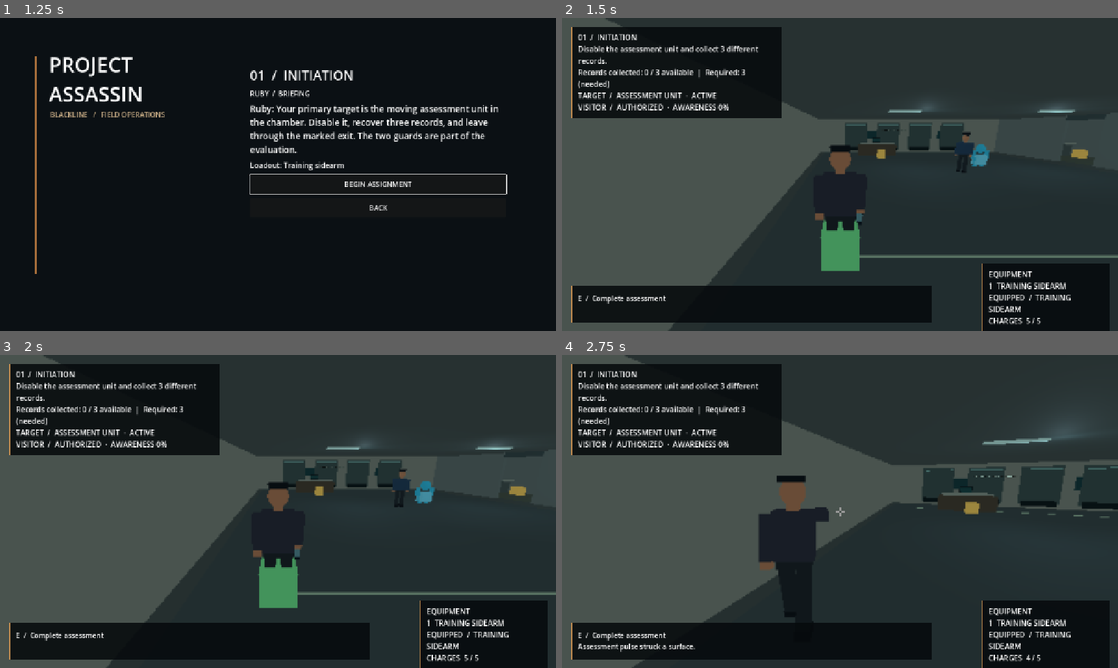
Above: before the commit, frames 1-4 (two rows, left to right).
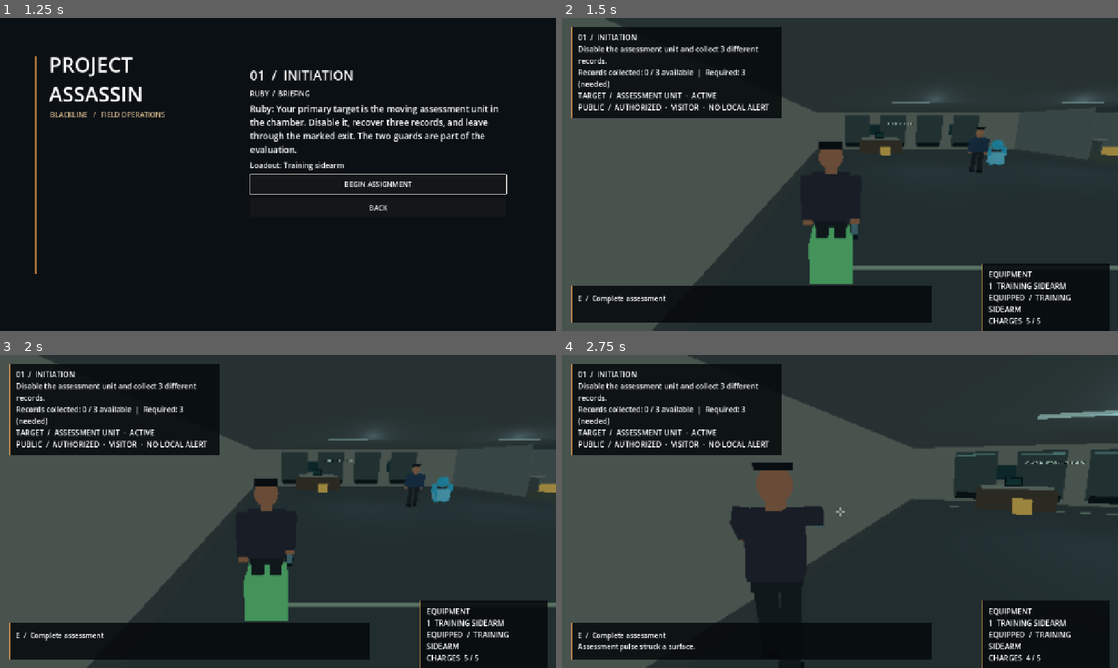
Above: after the commit, the same moments.

Repository: CoolgamerProXD/Stealty-Assasin-redesigned-computing-machine-Beta
Game: Godot game, scene res://scenes/main_menu.tscn
Two runs of this game, one before a commit and one after it. Both use one fixed random seed, a clock stepped at 60 frames per second and the inputs below.
Inputs (mouse positions are in pixels of both pictures, inside the frame that each line leads up to):
- Up to frame 1 (1.25 s): click "CAMPAIGN / NEXT ASSIGNMENT" at 0.5 s
- Up to frame 2 (1.5 s): click "BEGIN ASSIGNMENT" at 1.25 s
- Up to frame 3 (2 s): no input
- Up to frame 4 (2.75 s): move the mouse to (867, 511) at 2.02 s; hold W (move_forward) from 2.03 s (still down); hold Right mouse button (aim) from 2.03 s (still down); click (867, 511) at 2.17 s; tap C (crouch) at 2.3 s

Frame 1 is identical in both runs. In frame 2, 6.9% of the frame differs, in the area x 2-100%, y 24-100%; in frame 3, 7.2%; in frame 4, 10%, in the area x 2-100%, y 0-100%.

Commit message:
Polish camera and reactions; capture cinematic gameplay evidence
Co-authored-by: arena-agent <297053741+arena-agent@users.noreply.github.com>

Diff:
--- a/scripts/npc/npc.gd
+++ b/scripts/npc/npc.gd
@@ -81,6 +81,15 @@
  if offset.length() > 7.0 or offset.length() < 0.01: return false
  return unobstructed and facing.normalized().dot(offset.normalized()) >= 0.5
 
+func observe_disturbance(point: Vector3) -> void:
+ if state in ["suspicious", "investigating", "disabled"]: return
+ memory.observe("disturbance", point, 1.0)
+ investigation_target = point
+ suspicion = minf(100.0, suspicion + 35.0)
+ investigation_time = 0.0
+ set_state("suspicious")
+ if agent: agent.target_position = point
+
 func _physics_process(delta: float) -> void:
  if profile == null: return
  if stunned_time > 0.0:
@@ -99,7 +108,9 @@
   perception_clock = 0.0
   if player and not AccessRules.can_enter(player.role, AccessRules.area_at(player.global_position)) and can_see(player.global_position):
    var ray_start := global_position + Vector3.UP * 1.3
-   var ray_end := player.global_position + Vector3.UP * 1.0
+   # Target the actual stance, so cover geometry, not a magic crouch bonus,
+   # determines whether the player is visible.
+   var ray_end := player.global_position + Vector3.UP * (player.stance_height * 0.65)
    var query := PhysicsRayQueryParameters3D.create(ray_start, ray_end)
    query.exclude = [get_rid(), player.get_rid()]
    var clear := get_world_3d().direct_space_state.intersect_ray(query).is_empty()
@@ -127,4 +138,4 @@
  if person:
   person.animate_motion(delta, Vector2(velocity.x, velocity.z).length())
   if velocity.length_squared() > 0.1:
-   person.rotation.y = atan2(-velocity.x, -velocity.z)
+   person.rotation.y = lerp_angle(person.rotation.y, atan2(-velocity.x, -velocity.z), 1.0 - exp(-delta * 8.0))
--- a/scripts/player/player.gd
+++ b/scripts/player/player.gd
@@ -20,6 +20,9 @@
 var crouching: bool = false
 var collision_shape: CollisionShape3D
 var stance_height: float = 1.8
+var camera_kick: float = 0.0
+var footstep_clock: float = 0.0
+var footsteps: AudioStreamPlayer3D
 
 func _ready() -> void:
  var collision := CollisionShape3D.new()
@@ -46,6 +49,11 @@
  camera = Camera3D.new()
  arm.add_child(camera)
  camera.current = true
+ camera.fov = 68.0
+ footsteps = AudioStreamPlayer3D.new()
+ footsteps.stream = ProceduralSound.tone(90.0, 0.07, 0.035)
+ footsteps.max_distance = 6.0
+ add_child(footsteps)
  pivot.rotation.x = -0.22
  Input.mouse_mode = Input.MOUSE_MODE_CAPTURED
 
@@ -81,10 +89,16 @@
   aiming = false
   instinct_active = false
 
+func shot_feedback() -> void:
+ camera_kick = 1.0
+ body_mesh.fire_weapon()
+
 func _physics_process(delta: float) -> void:
- var blend := minf(1.0, delta * 9.0)
+ var blend := 1.0 - exp(-delta * 9.0)
+ camera.fov = lerpf(camera.fov, (58.0 if aiming else 68.0) + camera_kick * 1.2, 1.0 - exp(-delta * 8.0))
+ camera_kick = move_toward(camera_kick, 0.0, delta * 5.0)
  arm.spring_length = lerpf(arm.spring_length, 2.4 if aiming else 4.0, blend)
- arm.position.x = lerpf(arm.position.x, 0.55 if aiming else 0.0, blend)
+ arm.position.x = lerpf(arm.position.x, 0.55 if aiming else 0.15, blend)
  var input := Input.get_vector("move_left", "move_right", "move_forward", "move_back")
  var direction := transform.basis * Vector3(input.x, 0, input.y)
  var wants_crouch := Input.is_action_pressed("crouch")
@@ -106,6 +120,14 @@
  if not is_on_floor(): velocity.y -= 9.8 * delta
  else: velocity.y = -0.1
  move_and_slide()
+ var moving_speed := Vector2(velocity.x, velocity.z).length()
+ if is_on_floor() and moving_speed > 0.5:
+  footstep_clock -= delta
+  if footstep_clock <= 0.0:
+   footsteps.pitch_scale = 0.85 if crouching else (1.15 if moving_speed > 3.3 else 1.0)
+   footsteps.play()
+   footstep_clock = 0.32 if moving_speed > 3.3 else (0.72 if crouching else 0.48)
+ else: footstep_clock = minf(footstep_clock, 0.1)
 
 # Test the full standing capsule against real geometry; never grow through a ceiling.
 func _can_stand() -> bool:
--- /dev/null
+++ b/scripts/stealth/disturbance_system.gd
@@ -0,0 +1,23 @@
+class_name DisturbanceSystem
+extends Node
+## Local, throttled visual discovery of incapacitated people. No shared knowledge.
+var npcs: Array[HotelNpc] = []
+var clock := 0.0
+
+func _physics_process(delta: float) -> void:
+ clock -= delta
+ if clock > 0.0: return
+ clock = 0.8
+ for observer: HotelNpc in npcs:
+  if not is_instance_valid(observer) or observer.stunned_time > 0.0 or observer.state in ["suspicious", "investigating"]: continue
+  for subject: HotelNpc in npcs:
+   if not is_instance_valid(subject) or subject == observer or subject.stunned_time <= 0.0: continue
+   if observer.global_position.distance_to(subject.global_position) > 6.0: continue
+   if not observer.can_see(subject.global_position): continue
+   var start := observer.global_position + Vector3.UP * 1.3
+   var end := subject.global_position + Vector3.UP * 0.6
+   var query := PhysicsRayQueryParameters3D.create(start, end)
+   query.exclude = [observer.get_rid(), subject.get_rid()]
+   if observer.get_world_3d().direct_space_state.intersect_ray(query).is_empty():
+    observer.observe_disturbance(subject.global_position)
+    break
--- a/scripts/visuals/stylized_person.gd
+++ b/scripts/visuals/stylized_person.gd
@@ -12,6 +12,8 @@
 var weapon_recoil: float = 0.0
 var weapon_aiming: bool = false
 var weapon_equipped: bool = false
+var weapon_draw: float = 0.0
+var weapon_aim_blend: float = 0.0
 var phase: float = 0.0
 var clothing: StandardMaterial3D
 
@@ -93,17 +95,22 @@
  if not left_leg: return
  phase += delta * (3.0 + minf(speed, 5.0) * 3.0)
  var swing := sin(phase) * minf(speed * 0.16, 0.6)
- var blend := minf(1.0, delta * 10.0)
+ var blend := 1.0 - exp(-delta * 10.0)
+ weapon_draw = move_toward(weapon_draw, 1.0 if weapon_equipped else 0.0, delta * 3.0)
+ weapon_aim_blend = move_toward(weapon_aim_blend, 1.0 if weapon_aiming and weapon_equipped else 0.0, delta * 4.0)
+ torso.rotation.z = sin(phase * 0.5) * 0.008
+ torso.rotation.x = sin(phase * 0.5) * 0.008
  left_leg.rotation.x = lerp_angle(left_leg.rotation.x, swing, blend)
  right_leg.rotation.x = lerp_angle(right_leg.rotation.x, -swing, blend)
- left_arm.rotation.x = lerp_angle(left_arm.rotation.x, -swing * 0.7, blend)
- var right_pose := swing * 0.7
- if weapon_equipped: right_pose = 1.35 if weapon_aiming else 0.35
+ left_arm.rotation.x = lerp_angle(left_arm.rotation.x, lerpf(-swing * 0.7, 1.05, weapon_aim_blend), blend)
+ left_arm.rotation.z = lerp_angle(left_arm.rotation.z, -0.20 * weapon_aim_blend, blend)
+ var ready_pose := lerpf(0.35, 1.35, weapon_aim_blend)
+ var right_pose := lerpf(swing * 0.7, ready_pose, weapon_draw)
  right_pose -= weapon_recoil * 0.35
  right_arm.rotation.x = lerp_angle(right_arm.rotation.x, right_pose, blend)
  if weapon:
-  weapon.visible = weapon_equipped
-  muzzle_flash.visible = weapon_equipped and weapon_recoil > 0.72
+  weapon.visible = weapon_draw > 0.03
+  muzzle_flash.visible = weapon_draw > 0.5 and weapon_recoil > 0.72
  weapon_recoil = maxf(0.0, weapon_recoil - delta * 6.0)
 
 func _material(color: Color) -> StandardMaterial3D:
--- a/scripts/world/hotel.gd
+++ b/scripts/world/hotel.gd
@@ -12,6 +12,8 @@
 var equipment_hud: Label
 var crosshair: Control
 var shot_audio: AudioStreamPlayer
+var objective_audio: AudioStreamPlayer
+var ambience_audio: AudioStreamPlayer
 var last_shot_start: Vector3
 var last_shot_end: Vector3
 var instinct_label: Label
@@ -54,6 +56,9 @@
     mission.configure(null)
     break
  _build_npcs()
+ var disturbances := DisturbanceSystem.new()
+ disturbances.npcs = npcs
+ add_child(disturbances)
  _build_interactions()
  _build_ui()
  _setup_instinct()
@@ -300,6 +305,14 @@
  shot_audio = AudioStreamPlayer.new()
  shot_audio.stream = ProceduralSound.tone(180.0, 0.12, 0.14)
  add_child(shot_audio)
+ objective_audio = AudioStreamPlayer.new()
+ objective_audio.stream = ProceduralSound.tone(440.0, 0.20, 0.05)
+ add_child(objective_audio)
+ mission.changed.connect(objective_audio.play)
+ ambience_audio = AudioStreamPlayer.new()
+ ambience_audio.stream = ProceduralSound.tone(55.0 if mission_id() == "initiation" else 45.0, 1.0, 0.012, true)
+ add_child(ambience_audio)
+ ambience_audio.play()
  prompt = Label.new()
  prompt.add_theme_font_size_override("font_size", 16)
  bottom.add_child(prompt)
@@ -345,7 +358,7 @@
   message = "Camera obstructed. Move to get a clear shot."
   return
  player.equipment.charges -= 1
- player.body_mesh.fire_weapon()
+ player.shot_feedback()
  var direction := player.camera.project_ray_normal(screen_center)
  var end := origin + direction * 50.0
  var query := PhysicsRayQueryParameters3D.create(origin, end)
@@ -562,14 +575,18 @@
  var area := AccessRules.area_at(player.global_position)
  var access := "AUTHORIZED" if AccessRules.can_enter(player.role, area) else "RESTRICTED"
  var highest := 0.0
- for npc: HotelNpc in npcs: highest = maxf(highest, npc.suspicion)
+ var local_state := "NO LOCAL ALERT"
+ for npc: HotelNpc in npcs:
+  if npc.suspicion > highest and _clear_reach(npc.global_position, 9.0, npc.get_rid()):
+   highest = npc.suspicion
+   local_state = "INVESTIGATING" if npc.state == "investigating" else "SUSPICIOUS"
  var title := "01  /  INITIATION" if mission_id() == "initiation" else "02  /  THE MERIDIAN"
  var target := "ASSESSMENT UNIT" if mission_id() == "initiation" else "ADRIAN LOCKE  /  OPERATIONS DIRECTOR"
  var target_done := mission.action_complete if mission_id() == "initiation" else mission.target_complete
  var target_state := "COMPLETE" if target_done else "ACTIVE"
  if mission_id() == "initiation" and not mission.action_complete and get("robot_alert") == true:
   target_state = "SCANNING NEARBY"
- hud.text = title + "\n" + mission.objective_text() + "\n" + mission.progress_text() + "\nTARGET  /  " + target + "  ·  " + target_state + "\n" + "%s  /  %s  ·  AWARENESS %.0f%%" % [player.role.to_upper(), access, highest]
+ hud.text = title + "\n" + mission.objective_text() + "\n" + mission.progress_text() + "\nTARGET  /  " + target + "  ·  " + target_state + "\n" + "%s  /  %s  ·  %s  ·  %s" % [area.to_upper(), access, player.role.to_upper(), local_state]
  fps_label.visible = Campaign.settings["show_fps"]
  fps_label.text = "%d FPS" % Engine.get_frames_per_second()
  var slots := "1  TRAINING SIDEARM"
--- /dev/null
+++ b/tests/cinema_capture_test.gd
@@ -0,0 +1,116 @@
+extends SceneTree
+## Scripted 1280x720 captures, not a human playthrough. Cameras are positioned
+## explicitly for repeatable composition; actual gameplay camera also captured.
+var output: String
+var checks := 0
+var failures := 0
+
+func _initialize() -> void:
+ call_deferred("run")
+
+func check(value: bool, text: String) -> void:
+ checks += 1
+ if value: print("CINEMA PASS: ", text)
+ else:
+  failures += 1
+  printerr("CINEMA FAIL: ", text)
+
+func capture(name: String) -> void:
+ for i: int in range(4): await process_frame
+ await RenderingServer.frame_post_draw
+ var image := root.get_texture().get_image()
+ image.save_png(output.path_join(name + ".png"))
+ if name in ["cinema_hotel_lobby", "cinema_hotel_corridor", "cinema_initiation", "cinema_weapon_idle", "cinema_weapon_aim"]:
+  var thumb := image.duplicate() as Image
+  thumb.resize(320, 180)
+  thumb.save_jpg(output.path_join(name + "_thumb.jpg"), 0.50)
+
+func shot_camera(world: Node3D, pos: Vector3, target: Vector3) -> Camera3D:
+ var camera := Camera3D.new()
+ world.add_child(camera)
+ camera.global_position = pos
+ camera.look_at(target, Vector3.UP)
+ camera.fov = 65
+ camera.make_current()
+ return camera
+
+func run() -> void:
+ output = ProjectSettings.globalize_path("res://visual-test-output")
+ DirAccess.make_dir_recursive_absolute(output)
+ var service: Node = root.get_node("Campaign")
+ var saved: Dictionary = service.settings.duplicate(true)
+ service.settings["graphics"] = "HIGH"
+ service.apply_settings()
+ var hotel: Node3D = load("res://scenes/hotel.tscn").instantiate()
+ root.add_child(hotel)
+ for i: int in range(10): await physics_frame
+ var camera := shot_camera(hotel, Vector3(-9.8, 2.1, 5.5), Vector3(-5.1, 1.1, -4.6))
+ await capture("cinema_hotel_lobby")
+ camera.global_position = Vector3(4.5, 1.8, 4.4)
+ camera.look_at(Vector3(4.5, 1.2, -6.0), Vector3.UP)
+ await capture("cinema_hotel_corridor")
+ var target: HotelNpc = hotel.get("primary_npc")
+ camera.global_position = target.global_position + Vector3(2.4, 1.7, 2.4)
+ camera.look_at(target.global_position + Vector3.UP * 1.0, Vector3.UP)
+ await capture("cinema_adrian_locke")
+ check(target.profile.identity == "Adrian Locke" and target.person.is_visible_in_tree(), "physical scheduled primary visible in hotel")
+ var npc: HotelNpc = hotel.get("npcs")[0]
+ var before := npc.global_position
+ camera.global_position = npc.global_position + Vector3(2.8, 1.8, 2.8)
+ camera.look_at(npc.global_position + Vector3.UP, Vector3.UP)
+ await capture("cinema_npc_motion_before")
+ await create_timer(1.5).timeout
+ await capture("cinema_npc_motion_after")
+ # Existing headless suite asserts actual schedule motion; these two images
+ # document the scripted scene and are not a motion-quality judgment.
+ print("CINEMA_METRIC: NPC displacement=", npc.global_position.distance_to(before))
+ var player: HotelPlayer = hotel.get("player")
+ player.global_position = Vector3(-9, 0.05, 1.5)
+ player.rotation.y = 0
+ player.pivot.rotation.x = -0.22
+ player.camera.make_current()
+ for i: int in range(20): await physics_frame
+ await capture("cinema_weapon_idle")
+ var aim := InputEventMouseButton.new()
+ aim.button_index = MOUSE_BUTTON_RIGHT
+ aim.pressed = true
+ Input.parse_input_event(aim)
+ for i: int in range(30): await physics_frame
+ await capture("cinema_weapon_aim")
+ check(player.aiming and player.body_mesh.weapon_aim_blend > 0.8 and player.camera.fov < 62, "aim transitions weapon and FOV in gameplay camera")
+ aim.pressed = false
+ Input.parse_input_event(aim.duplicate())
+ for i: int in range(30): await physics_frame
+ check(not player.aiming and player.body_mesh.weapon_aim_blend < 0.2 and player.camera.fov > 65, "aim release restores exploration pose and FOV")
+ hotel.queue_free()
+ await process_frame
+ var initiation: Node3D = load("res://scenes/initiation.tscn").instantiate()
+ root.add_child(initiation)
+ for i: int in range(10): await physics_frame
+ var init_cam := shot_camera(initiation, Vector3(-12.5, 2.1, 6.0), Vector3(-6.0, 1.0, -4.5))
+ await capture("cinema_initiation")
+ check(init_cam.current and initiation.get("npcs").size() == 2, "Initiation camera renders scene with exactly two guards")
+ initiation.queue_free()
+ await process_frame
+ var menu: Control = load("res://scenes/main_menu.tscn").instantiate()
+ root.add_child(menu)
+ await process_frame
+ menu.call("_settings")
+ await capture("cinema_graphics_settings")
+ check(menu.get("panel").get_child_count() > 0, "settings panel opens from main menu")
+ menu.queue_free()
+ await process_frame
+ var old_ending: Dictionary = service.ending.duplicate(true)
+ service.ending = {"name": "02  /  THE MERIDIAN", "records": 2, "debrief": "Ruby: The archive trail continues."}
+ var ending: Control = load("res://scenes/ending.tscn").instantiate()
+ root.add_child(ending)
+ await create_timer(1.6).timeout
+ await capture("cinema_staged_debrief")
+ check(ending.get("debrief").modulate.a > 0.9, "debrief appears after its transition")
+ ending.queue_free()
+ service.ending = old_ending
+ service.settings = saved
+ service.apply_settings()
+ await process_frame
+ print("CINEMA RESULT: %d checks, %d failures" % [checks, failures])
+ quit(0 if failures == 0 else 1)
--- a/tests/run_tests.gd
+++ b/tests/run_tests.gd
@@ -201,6 +201,72 @@
  check(not observer.memory.observations.is_empty() and observer.suspicion > 0.0, "NPC observes trespass through an opening")
  observer.set_physics_process(false)
  observer.collision_layer = 0
+ # A waist-high solid barrier blocks the lower crouched sight ray, but not
+ # the standing ray. This exercises real geometry instead of a stance bonus.
+ var cover := StaticBody3D.new()
+ var cover_shape := CollisionShape3D.new()
+ var cover_box := BoxShape3D.new()
+ cover_box.size = Vector3(0.2, 1.10, 2.0)
+ cover_shape.shape = cover_box
+ cover.add_child(cover_shape)
+ world.add_child(cover)
+ cover.global_position = Vector3(4.5, 0.55, 4.7)
+ observer.global_position = Vector3(3.5, 0.05, 4.7)
+ observer.facing = Vector3.RIGHT
+ observer.memory.observations.clear()
+ observer.suspicion = 0.0
+ observer.state = "idle"
+ player.global_position = Vector3(5.5, 0.05, 4.7)
+ player.velocity = Vector3.ZERO
+ await physics_frame
+ observer.set_physics_process(true)
+ await create_timer(0.9).timeout
+ check(observer.suspicion > 0.0, "standing player is visible over low cover")
+ observer.set_physics_process(false)
+ observer.memory.observations.clear()
+ observer.suspicion = 0.0
+ observer.state = "idle"
+ Input.action_press("crouch")
+ await create_timer(0.4).timeout
+ observer.set_physics_process(true)
+ await create_timer(0.9).timeout
+ check(observer.suspicion == 0.0, "low solid cover blocks crouched sight ray")
+ observer.set_physics_process(false)
+ Input.action_release("crouch")
+ cover.queue_free()
+ await create_timer(0.4).timeout
+ # Local visual discovery of an incapacitated person respects opaque cover.
+ var down := HotelNpc.new()
+ down.profile = NpcProfile.new()
+ world.add_child(down)
+ down.set_physics_process(false)
+ down.global_position = Vector3(-4, 0.05, 0)
+ down.stunned_time = 5.0
+ observer.global_position = Vector3(-6, 0.05, 0)
+ observer.facing = Vector3.RIGHT
+ observer.state = "idle"
+ observer.memory.observations.clear()
+ var disturbance := DisturbanceSystem.new()
+ disturbance.npcs = [observer, down]
+ world.add_child(disturbance)
+ disturbance.set_physics_process(false)
+ var screen := StaticBody3D.new()
+ var screen_shape := CollisionShape3D.new()
+ var screen_box := BoxShape3D.new()
+ screen_box.size = Vector3(0.2, 2.0, 2.0)
+ screen_shape.shape = screen_box
+ screen.add_child(screen_shape)
+ world.add_child(screen)
+ screen.global_position = Vector3(-5, 1, 0)
+ await physics_frame
+ disturbance._physics_process(1.0)
+ check(observer.memory.observations.is_empty(), "unseen disturbance does not create global knowledge")
+ screen.queue_free()
+ await physics_frame
+ disturbance._physics_process(1.0)
+ check(observer.state == "suspicious" and observer.memory.observations.size() == 1 and observer.memory.observations[0].kind == "disturbance", "visible incapacitated NPC triggers local investigation")
+ disturbance.queue_free()
+ down.queue_free()
  player.set_disguise("staff")
  # Interaction selection must not reach through a wall, even within range.
  var objects: Array[Interactable] = world.get("interactables")
